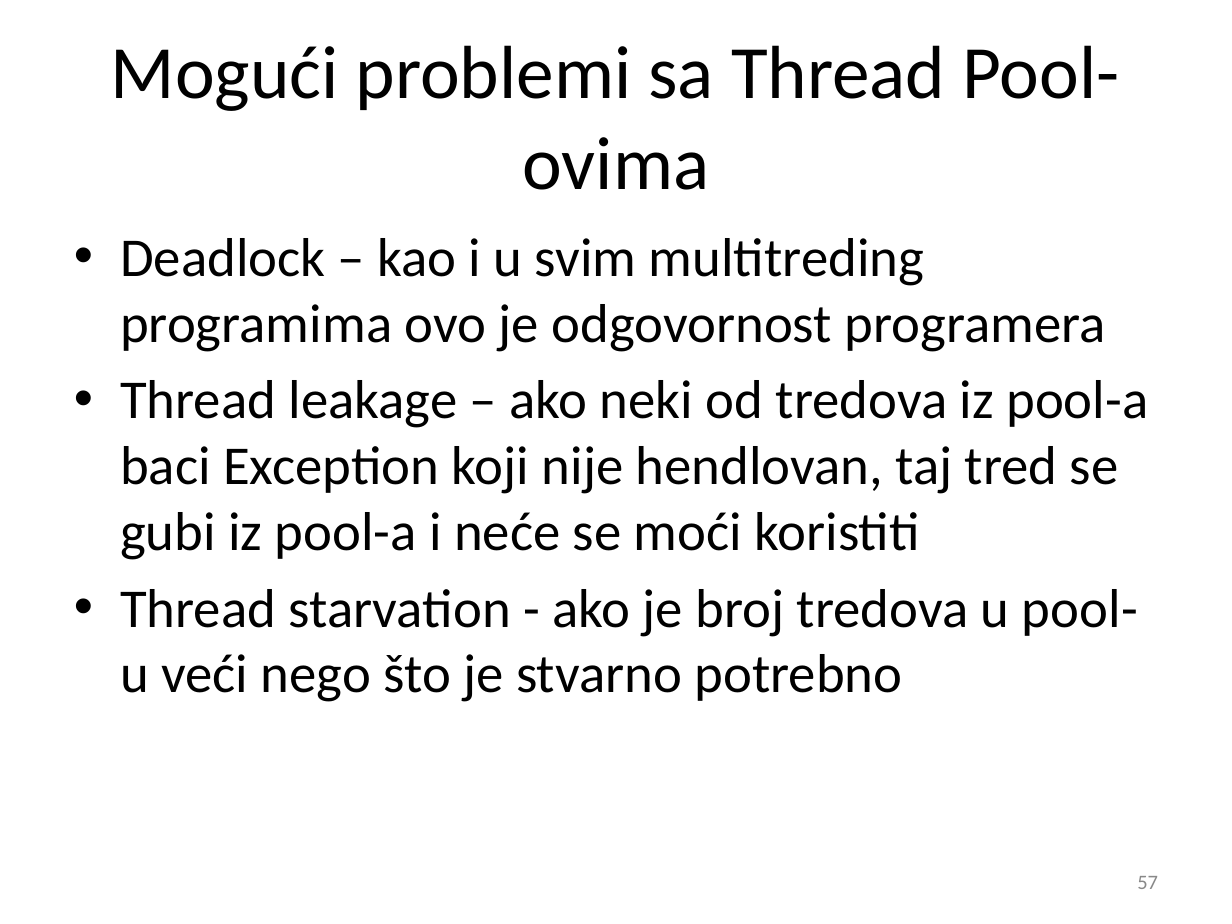
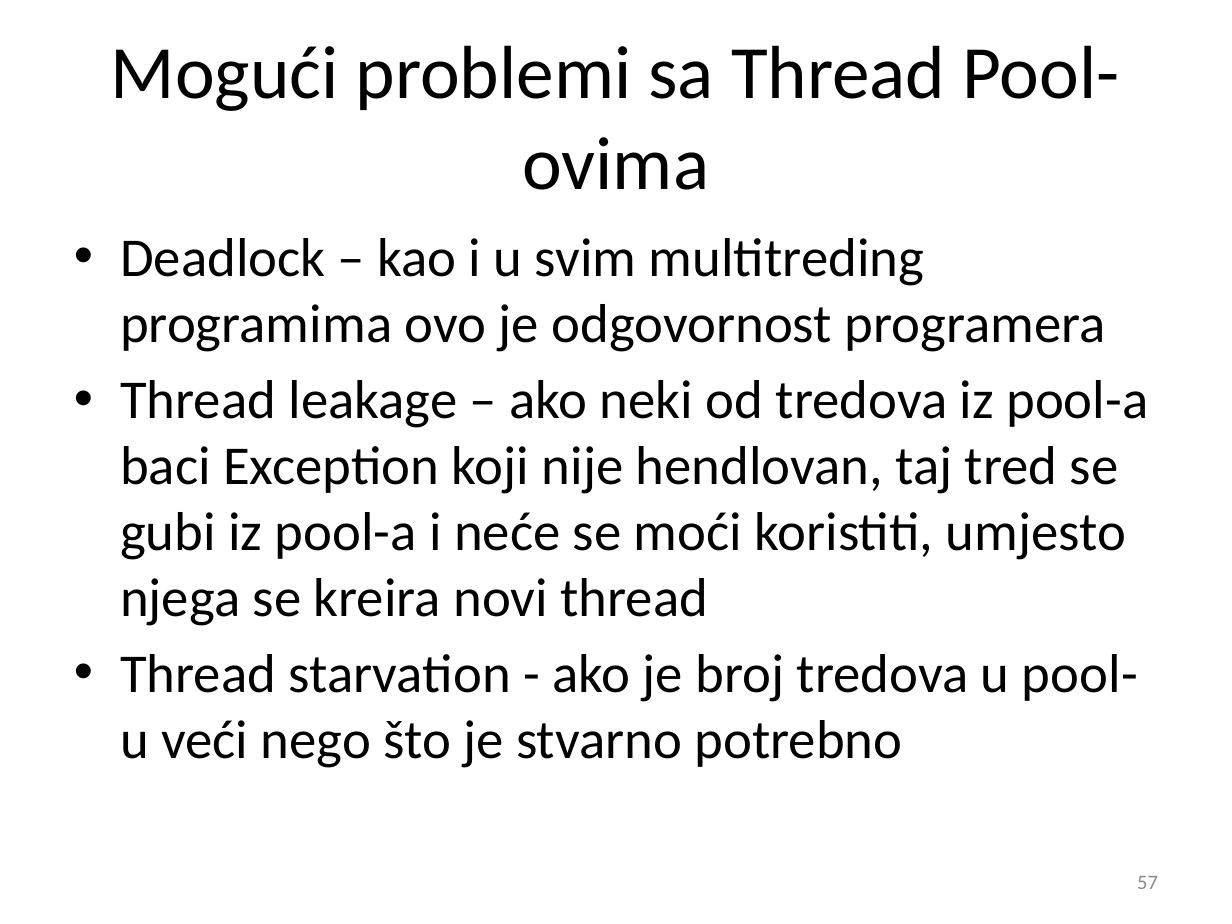
Before and after one commit to nnMan1/distribuirani_racunarski_sistemi, a slide deck: slide 57 of Materijali/Konkurentno programiranje/142940-Konkurentno programiranje.pptx. Drawn at 1232x924 pixels with LibreOffice and Linux fonts; fonts in the diff are those of the drawing. Boxes give left, top, right and bottom in pixels: in the first picture for what was removed or moved away, otherwise in the second. Text is boxed around its words. In the diff, an @@ line names an element or a change of style, - is before the commit and + after.

```diff
--- a/Materijali/Konkurentno programiranje/142940-Konkurentno programiranje.pptx
+++ b/Materijali/Konkurentno programiranje/142940-Konkurentno programiranje.pptx
@@ text at bbox=[120, 380, 1148, 626]: text changed @@
-• Thread leakage – ako neki od tredova iz pool-a baci Exception koji nije hendlovan, taj tred se gubi iz pool-a i neće se moći koristiti
+• Thread leakage – ako neki od tredova iz pool-a baci Exception koji nije hendlovan, taj tred se gubi iz pool-a i neće se moći koristiti, umjesto njega se kreira novi thread
```
Also in this commit, not shown: 3 other slides changed.
